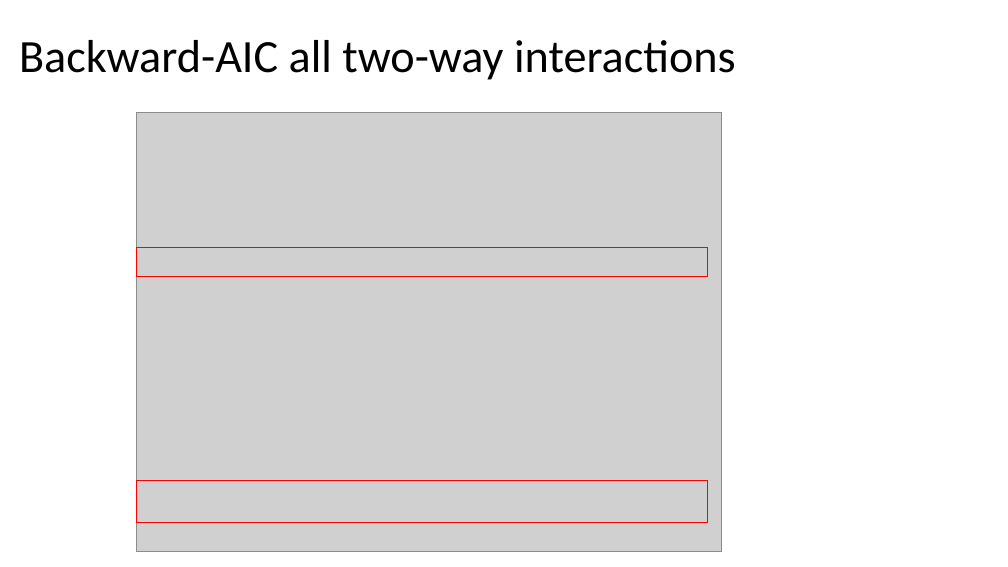
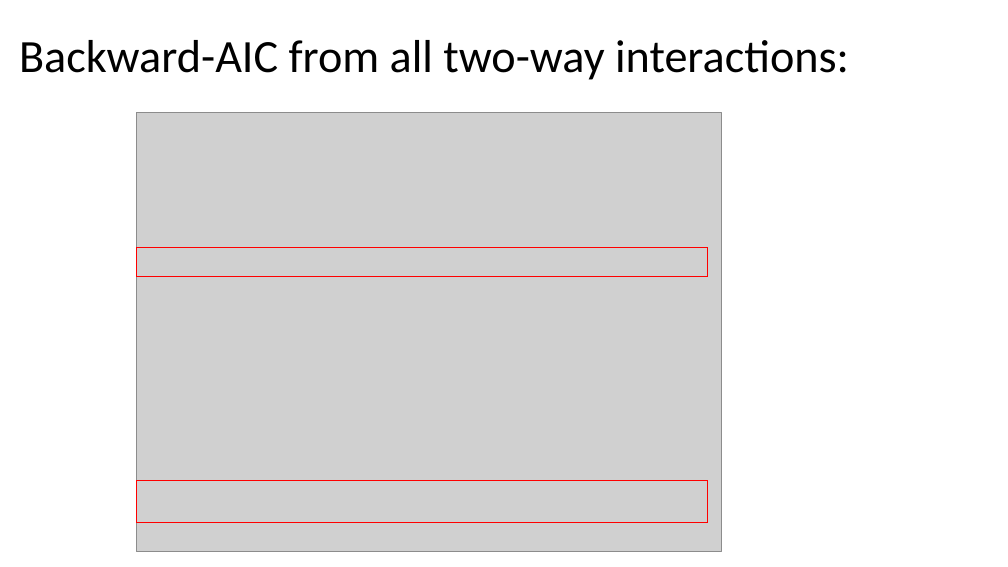
Before and after one commit to FDUguchunhui/cancer, a slide deck: slide 2 of pre/Presentation1.pptx. Drawn at 1008x567 pixels with LibreOffice and Linux fonts; fonts in the diff are those of the drawing; grey boxes stand for pictures. Boxes give left, top, right and bottom in pixels: in the first picture for what was removed or moved away, otherwise in the second. Text is boxed around its words. In the diff, an @@ line names an element or a change of style, - is before the commit and + after.

```diff
--- a/pre/Presentation1.pptx
+++ b/pre/Presentation1.pptx
@@ title at (19,40,849,80): text changed @@
-Backward-AIC all two-way interactions
+Backward-AIC from all two-way interactions:
```
Also in this commit, not shown: 1 other slide changed, 4 other files.
